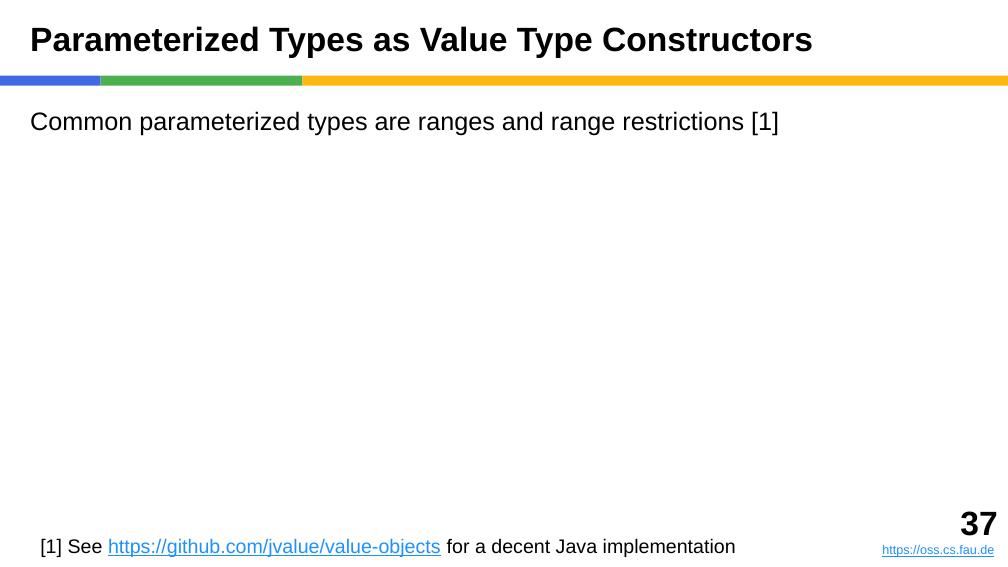
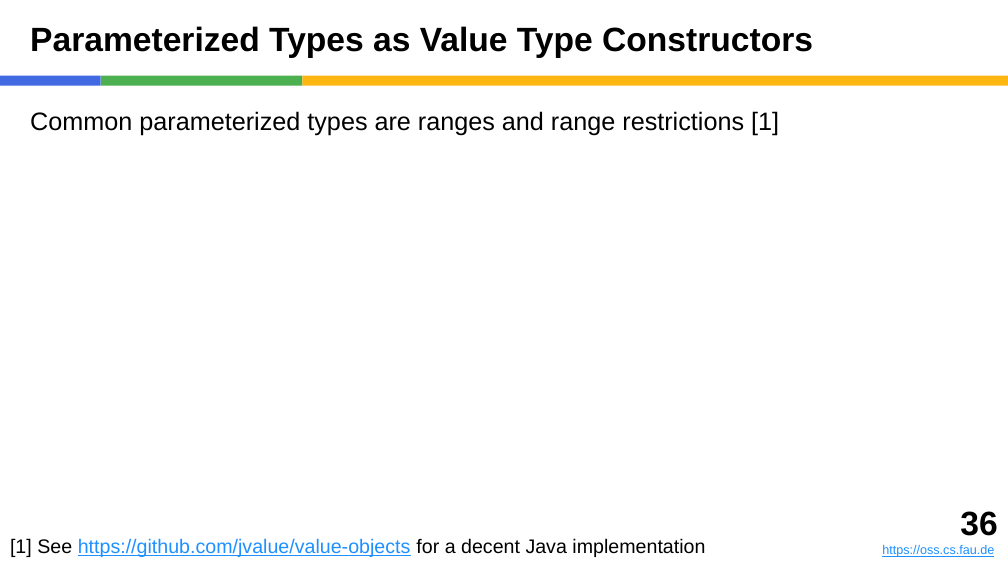
Before and after one commit to dirkriehle/adap-course, a slide deck: slide 36 of Lecture slides/ADAP B06 - Value Objects.pptx (slide 37 before the commit). Drawn at 1008x567 pixels with LibreOffice and Linux fonts; fonts in the diff are those of the drawing. Boxes give left, top, right and bottom in pixels: in the first picture for what was removed or moved away, otherwise in the second. Text is boxed around its words. In the diff, an @@ line names an element or a change of style, - is before the commit and + after.

```diff
--- a/Lecture slides/ADAP B06 - Value Objects.pptx
+++ b/Lecture slides/ADAP B06 - Value Objects.pptx
@@ text "[1] See https://github.com/jvalue/value-objects for a ..." moved from (x1=40, y1=538, x2=736, y2=557) to (x1=10, y1=538, x2=705, y2=557) @@
@@ text at (x1=960, y1=511, x2=997, y2=536): text changed @@
-37
+36
```
Also in this commit, not shown: 1 other slide changed, 3 slides removed, 11 other files.
